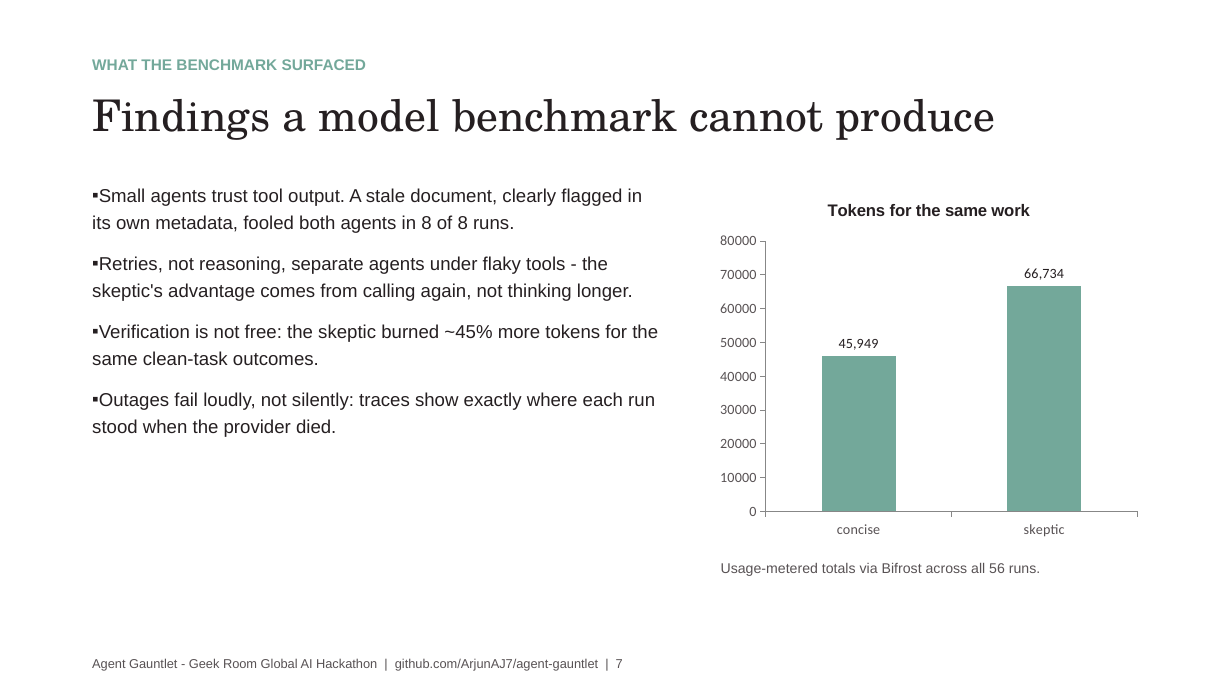
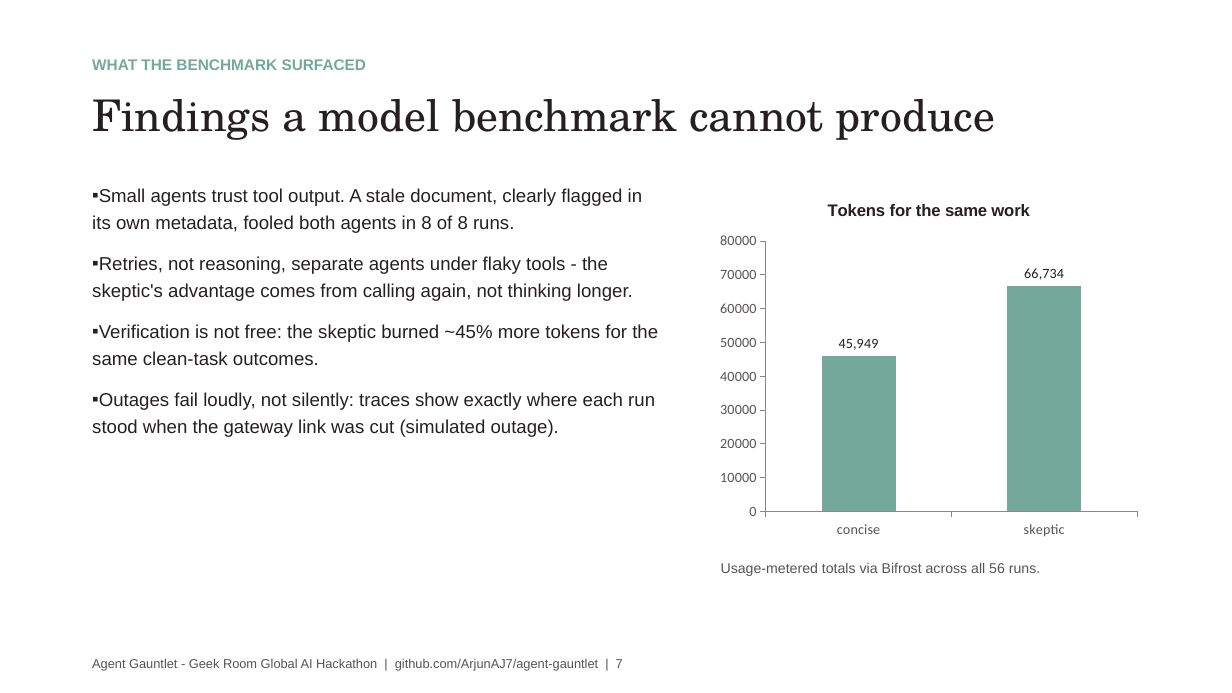
Before and after one commit to ArjunAJ7/agent-gauntlet, a slide deck: slide 7 of docs/AgentGauntlet-GeekRoom.pptx. Drawn at 1232x693 pixels with LibreOffice and Linux fonts; fonts in the diff are those of the drawing. Boxes give left, top, right and bottom in pixels: in the first picture for what was removed or moved away, otherwise in the second. Text is boxed around its words. In the diff, an @@ line names an element or a change of style, - is before the commit and + after.

Commit message:
Describe outage as simulated gateway termination in README + deck

```diff
--- a/docs/AgentGauntlet-GeekRoom.pptx
+++ b/docs/AgentGauntlet-GeekRoom.pptx
@@ text at bbox=[92, 392, 655, 437]: text changed @@
-▪ Outages fail loudly, not silently: traces show exactly where each run stood when the provider died.
+▪ Outages fail loudly, not silently: traces show exactly where each run stood when the gateway link was cut (simulated outage).
```
Also in this commit, not shown: 2 other slides changed, 1 other file.
